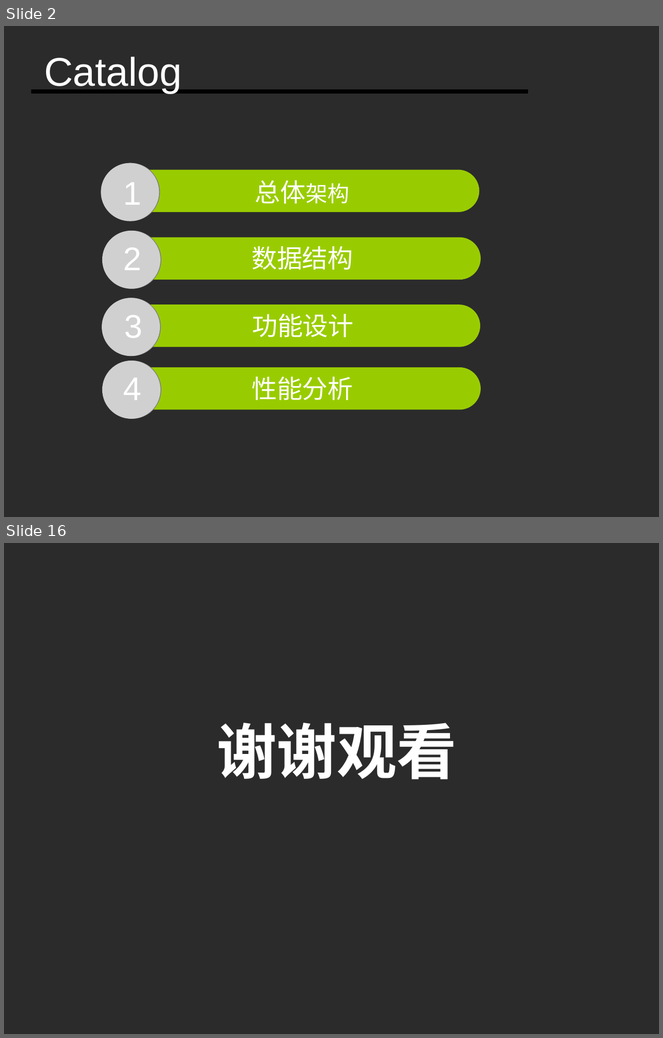
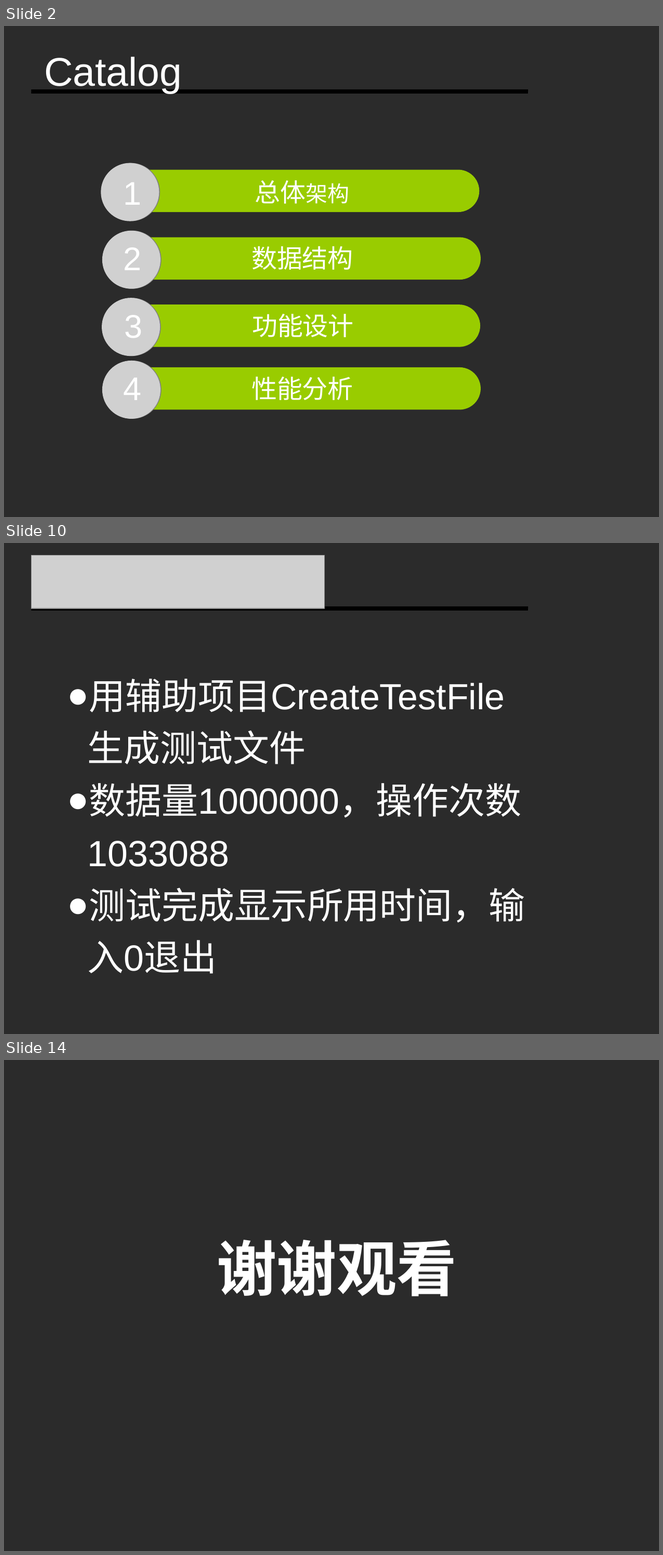
Before and after one commit to Ivanyinfan/Database-2017.7.22, a slide deck: Document/模拟数据库.ppt. Shown one above the other, each under a label of ours: slides 2 and 16 before the commit, slides 2, 10 and 14 after it; the slides between them are not shown. The pictures are 663x1038 and 663x1555 pixels, drawn with LibreOffice and Linux fonts; fonts in the diff are those of the drawing; grey boxes stand for pictures; background and template pictures are left out; a plain dark background stands for a picture behind light text. Boxes give left, top, right and bottom in pixels: in the first picture for what was removed or moved away, otherwise in the second. Text is boxed around its words. In the diff, an @@ line names an element or a change of style, - is before the commit and + after.

```diff
--- a/Document/模拟数据库.ppt
+++ b/Document/模拟数据库.ppt
@@ slide 10 added at (x1=4, y1=543, x2=659, y2=1034), background picture (left out) @@
@@ picture added at (x1=32, y1=555, x2=325, y2=609) @@
@@ line added from (32, 609) to (528, 609), #000000 4.51 pt @@
@@ text added at (x1=88, y1=679, x2=525, y2=974), 40 pt, text #FFFFFF @@
+● 用辅助项目CreateTestFile生成测试文件
+● 数据量1000000，操作次数1033088
+● 测试完成显示所用时间，输入0退出
@@ what was slide 16 is now slide 14 @@
```
Also in this commit, not shown: 5 slides changed, 5 other slides added, 8 slides removed, 2 other files.
